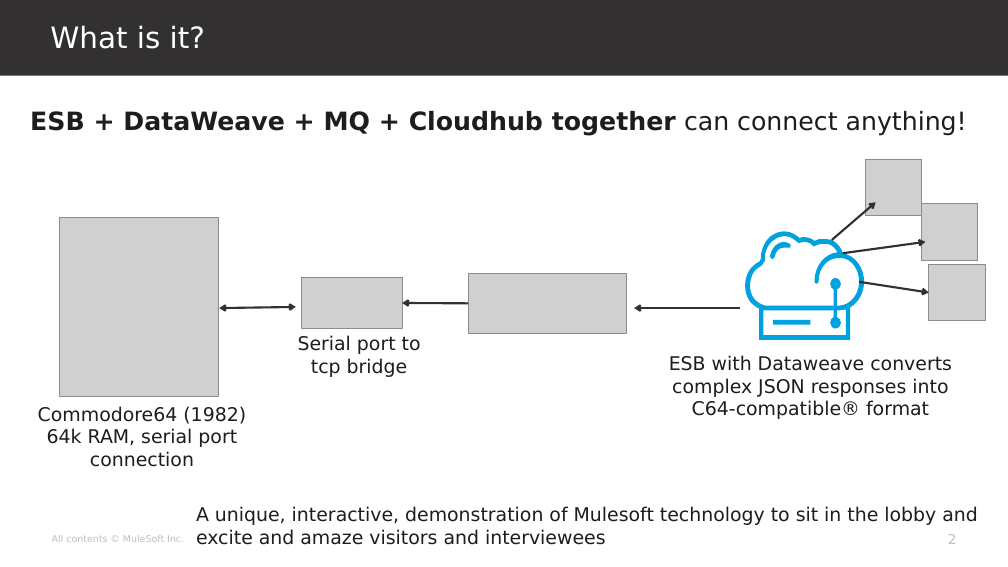
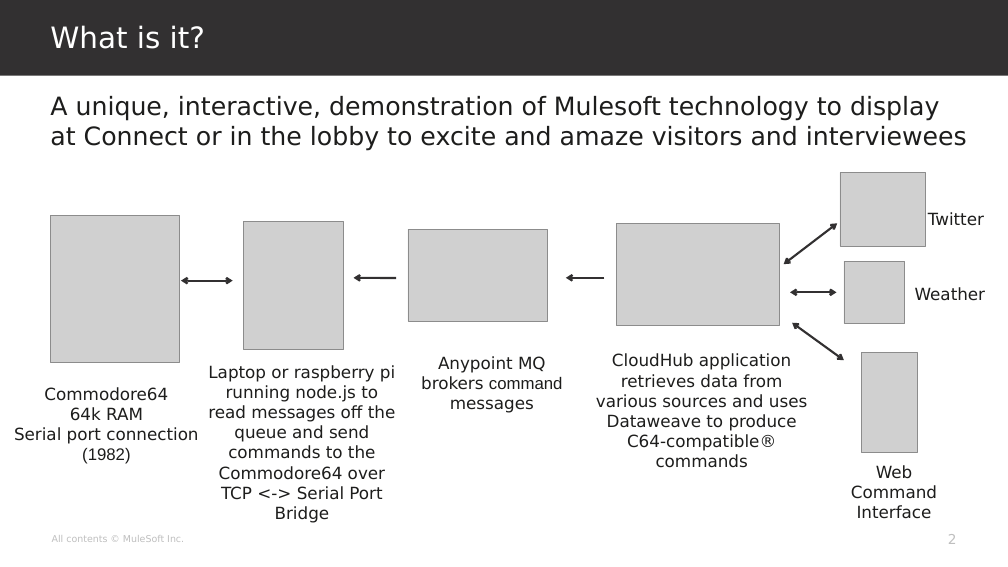
Before and after one commit to mulesoft-labs/muleadore64, a slide deck: slide 2 of demo-presentation.pptx. Drawn at 1008x567 pixels with LibreOffice and Linux fonts; fonts in the diff are those of the drawing; grey boxes stand for pictures; background and template pictures are left out. Boxes give left, top, right and bottom in pixels: in the first picture for what was removed or moved away, otherwise in the second. Text is boxed around its words. In the diff, an @@ line names an element or a change of style, - is before the commit and + after.

```diff
--- a/demo-presentation.pptx
+++ b/demo-presentation.pptx
@@ text removed at [30, 111, 967, 136] @@
-ESB + DataWeave + MQ + Cloudhub together can connect anything!
@@ text at [50, 96, 967, 151]: text changed; size 18 to 24 pt @@
-A unique, interactive, demonstration of Mulesoft technology to sit in the lobby and excite and amaze visitors and interviewees
+A unique, interactive, demonstration of Mulesoft technology to display at Connect or in the lobby to excite and amaze visitors and interviewees
@@ picture added at [840, 172, 926, 246] @@
@@ picture removed at [865, 159, 922, 216] @@
@@ picture removed at [922, 203, 979, 260] @@
@@ picture: place and size @@
-picture at [60, 218, 219, 396]
+picture at [51, 215, 180, 362]
@@ picture added at [243, 222, 343, 350] @@
@@ picture added at [408, 229, 547, 321] @@
@@ picture added at [616, 223, 780, 325] @@
@@ freeform shape removed at [745, 231, 864, 340] @@
@@ arrow moved from (832, 240) - (876, 203) to (783, 264) - (837, 223) @@
@@ arrow (783, 264) - (837, 223): arrow to double arrow @@
@@ text added at [928, 212, 984, 226], 16 pt, text #1D1D1C @@
+Twitter
@@ freeform shape removed at [770, 242, 791, 259] @@
@@ picture added at [844, 262, 904, 324] @@
@@ picture removed at [929, 265, 985, 321] @@
@@ double arrow moved from (219, 309) - (296, 307) to (181, 281) - (233, 281) @@
@@ picture removed at [302, 278, 402, 329] @@
@@ arrow moved from (468, 303) - (402, 303) to (396, 278) - (354, 278) @@
@@ picture removed at [468, 274, 626, 333] @@
@@ arrow moved from (740, 309) - (634, 309) to (604, 278) - (566, 278) @@
@@ arrow moved from (842, 253) - (926, 242) to (790, 293) - (836, 293) @@
@@ arrow (790, 293) - (836, 293): arrow to double arrow @@
@@ text added at [915, 287, 986, 301], 16 pt, text #1D1D1C @@
+Weather
@@ rectangle removed at [773, 320, 811, 324] @@
@@ arrow moved from (859, 282) - (929, 293) to (792, 323) - (844, 360) @@
@@ arrow (792, 323) - (844, 360): arrow to double arrow @@
@@ text added at [421, 356, 563, 413], 16 pt, text #1D1D1C @@
+Anypoint MQ brokers command
+messages
@@ text at [596, 353, 807, 468]: text changed; size 18 to 16 pt @@
-ESB with Dataweave converts complex JSON responses into C64-compatible® format
+CloudHub application retrieves data from various sources and uses Dataweave to produce C64-compatible® commands
@@ picture added at [861, 353, 917, 453] @@
@@ text at [14, 387, 198, 464]: text changed; size 18 to 16 pt @@
-Commodore64 (1982)
-64k RAM, serial port connection
+Commodore64
+64k RAM
+Serial port connection
+(1982)
@@ text at [208, 365, 396, 523]: text changed; size 18 to 16 pt @@
-Serial port to
-tcp bridge
+Laptop or raspberry pi running node.js to read messages off the queue and send commands to the Commodore64 over TCP <-> Serial Port Bridge
@@ text added at [851, 465, 937, 519], 16 pt, text #1D1D1C @@
+Web
+Command
+Interface
```
Also in this commit, not shown: 1 other slide changed.
